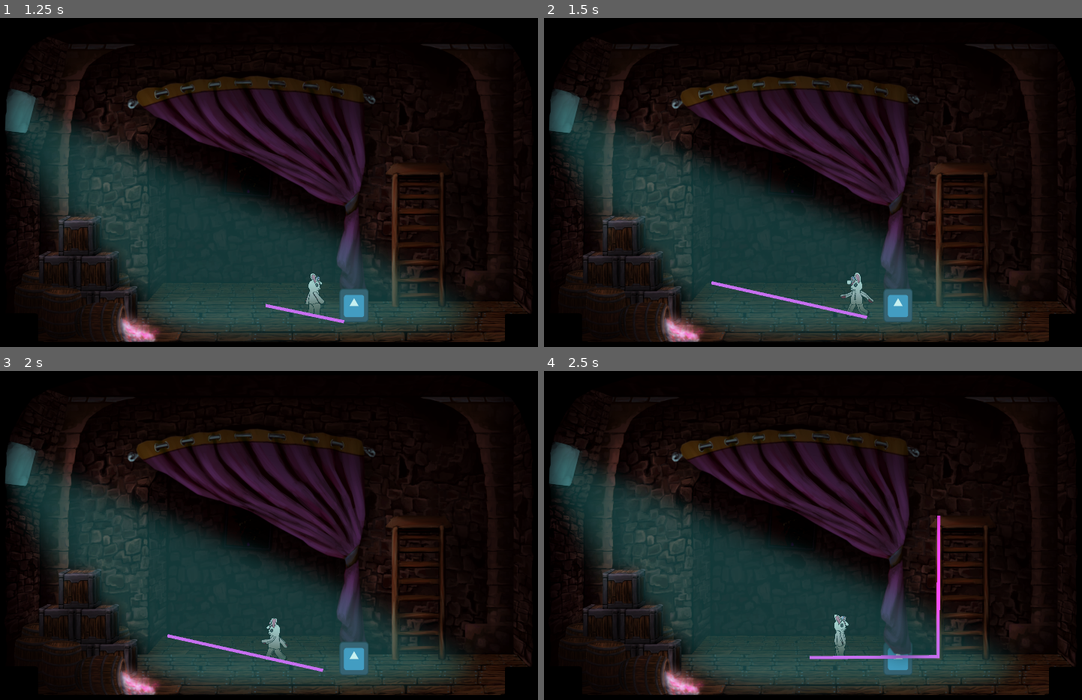
Above: before the commit, frames 1-4 (two rows, left to right).
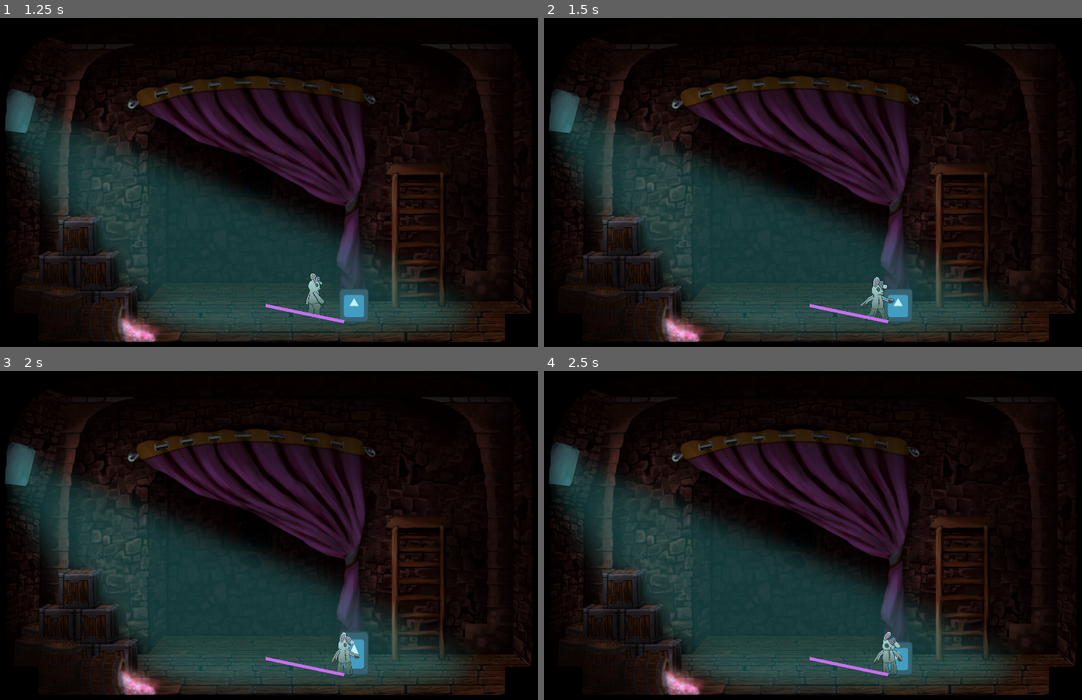
Above: after the commit, the same moments.

Repository: syjkim0125/godot-tutorial
Game: Godot game, scene res://Scenes/main.tscn
Same seed, same stepped clock (60 frames per second), same inputs: the game is played once before the commit and once after it. The engine's default icon, where the game draws it, is replaced by a stand-in: a white triangle on a blue panel in a dark square.
Inputs (mouse positions are in pixels of both pictures, inside the frame that each line leads up to):
- Up to frame 1 (1.25 s): tap Enter at 0.5 s; move the mouse to (355, 304) at 0.52 s; click (355, 304) at 0.6 s
- Up to frame 2 (1.5 s): move the mouse to (689, 198) at 1.27 s; click (689, 198) at 1.35 s
- Up to frame 3 (2 s): no input
- Up to frame 4 (2.5 s): move the mouse to (872, 459) at 2.02 s; click (872, 459) at 2.1 s

Frame 1 is identical in both runs. In frame 2, 0.8% of the frame differs, in the area x 31-66%, y 77-93%; in frame 3, 1.0%; in frame 4, 1.3%, in the area x 49-74%, y 43-93%.

Commit message:
when player is interact, restrict player click(move or something)

Diff:
--- a/Scenes/tutorial_map.tscn
+++ b/Scenes/tutorial_map.tscn
@@ -209,3 +209,4 @@
 [connection signal="body_entered" from="ClimbArea" to="." method="_on_climb_area_body_entered"]
 [connection signal="body_exited" from="ClimbArea" to="." method="_on_climb_area_body_exited"]
 [connection signal="input_event" from="InteractionObjects" to="." method="_on_interaction_objects_input_event"]
+[connection signal="animation_finished" from="InteractionObjects/RandomInteraction/Sprite2D/AnimationPlayer" to="." method="_on_animation_player_animation_finished"]
--- a/Scripts/Player_Motion.gd
+++ b/Scripts/Player_Motion.gd
@@ -11,7 +11,6 @@
 var is_climbing: bool
 var is_going_to_interact: bool
 var interactable_object
-var interaction_timer: int = 1
 var interaction_animation: String
 
 func _ready():
@@ -22,20 +21,18 @@
 
 	match state:
 		IDLE:
-			pass
+			is_going_to_interact = false
 		MOVE:
 			move_along_path(walk_distance)
 		CLIMB:
 			climb_along_path(walk_distance)
-		INTERACT:
-			interact(delta)
 	pass
 
 func move_along_path(distance):
 	var last_point = player.get_global_position()
 
 	if(is_climbing):
-		player.change_state(CLIMB)
+		change_state(CLIMB)
 
 	if(last_point.x < path[0].x):
 		playerSprite.flip_h = false
@@ -55,9 +52,10 @@
 	player.set_global_position(last_point)
 	if(path.size() == 0):
 		if(is_going_to_interact):
-			player.change_state(INTERACT)
+			change_state(INTERACT)
 		else:
-			player.change_state(IDLE)
+			change_state(IDLE)
+
 	set_process(false)
 
 func climb_along_path(distance):
@@ -69,7 +67,7 @@
 		playerSprite.play("climb", true)
 
 	if(!is_climbing):
-		player.change_state(MOVE)
+		change_state(MOVE)
 
 	while path.size():
 		var distance_between_points = last_point.distance_to(path[0])
@@ -83,7 +81,7 @@
 
 	player.set_global_position(last_point)
 	if(path.size() == 0):
-		player.change_state(IDLE)
+		change_state(IDLE)
 	set_process(false)
 
 func change_state(newState):
@@ -103,14 +101,5 @@
 
 	set_process(true)
 
-func interact(delta):
-	if(interaction_animation == "interact_info_down" || interaction_animation == "interact_info_up"):
-		return
-	interaction_timer -= delta
-	if(interaction_timer <= 0):
-		player.change_state(IDLE)
-		interaction_timer = 1
-
-
 func _on_ui_close_dialog():
-	player.change_state(IDLE)
+	change_state(IDLE)
--- a/Scripts/Turotial_Map.gd
+++ b/Scripts/Turotial_Map.gd
@@ -34,20 +34,17 @@
 	path.remove_at(0)
 	return path
 
-
 func _on_climb_area_body_entered(body):
 	if body.get_name() != "Player":
 		return
 	player.is_climbing = true
 	pass
 
-
 func _on_climb_area_body_exited(body):
 	if body.get_name() != "Player":
 		return
 	player.is_climbing = false
 	pass
-
 
 func _on_interaction_objects_input_event(viewport, event, shape_idx):
 	if !Input.is_action_just_pressed("ui_leftMouseClick"):
@@ -67,3 +64,6 @@
 			ui.infoCard.global_position = screen_top_left
 
 	player.path = worldEnvironment.update_nav_path(main.path, player.get_global_position(), interactionObjects.get_child(shape_idx).destination)
+
+func _on_animation_player_animation_finished(anim_name):
+	player.change_state(player.IDLE)
--- a/Scripts/UI/Info_Card.gd
+++ b/Scripts/UI/Info_Card.gd
@@ -4,8 +4,6 @@
 @onready var animationSprite: AnimatedSprite2D = $"InfoCard/AnimatedSprite2D"
 @onready var infoCardText: RichTextLabel = $"InfoCard/RichTextLabel"
 @onready var button: Button = $"InfoCard/Button"
-
-#var tween: Tween
 
 signal close_dialog
 
@@ -29,7 +27,6 @@
 	infoCardText.visible = false
 	button.visible = false
 
-
 func _on_animated_sprite_2d_animation_finished():
 	infoCardText.visible = true
 	infoCardText.visible_ratio = 0
--- a/Scripts/main.gd
+++ b/Scripts/main.gd
@@ -3,7 +3,6 @@
 @onready var player: CharacterBody2D = $Player
 @onready var worldEnvironment: WorldEnvironment = $WorldEnvironment
 
-enum {IDLE, MOVE, CLIMB, INTERACT}
 var path: PackedVector2Array = []
 
 func _ready():
@@ -13,15 +12,14 @@
 	worldEnvironment.setup_nav_server()
 
 func _input(event):
-	if !Input.is_action_just_pressed("ui_leftMouseClick"):
+	if !Input.is_action_just_pressed("ui_leftMouseClick") || player.is_going_to_interact:
 		return
 
 	var new_path = worldEnvironment.update_nav_path(path, player.get_global_position(), get_global_mouse_position())
 
 	player.path = new_path
-	player.is_going_to_interact = false
 
 	if(!player.is_climbing):
-		player.change_state(MOVE)
+		player.change_state(player.MOVE)
 	else:
-		player.change_state(CLIMB)
+		player.change_state(player.CLIMB)
